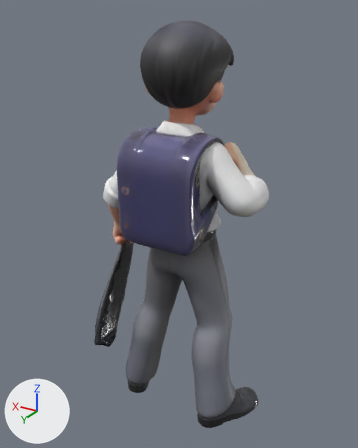
Before and after pictures for a commit that changed the glTF model assets/models/characters/anak-stm.glb.
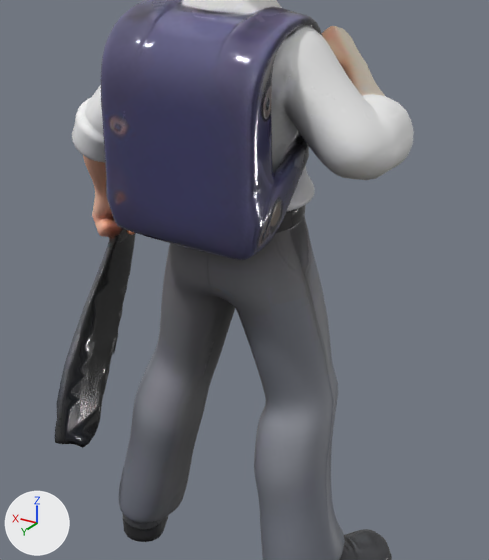
Each version appears first whole from a 50 mm camera at (-0.984, 1.634, 1.711) aimed at (0.007, -0.018, 0.885), and next in a close-up on the part from 19% to 85% of the width and 29% to 90% of the height. Every picture has the same lights, and +X, +Y and +Z are marked at lower left. The older version's two pictures come first. Vertices at exactly the same position are counted once.

In view in the first close-up: 'Body'.
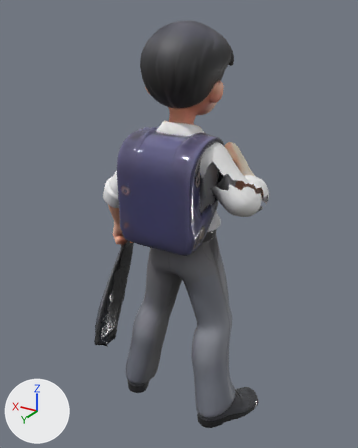
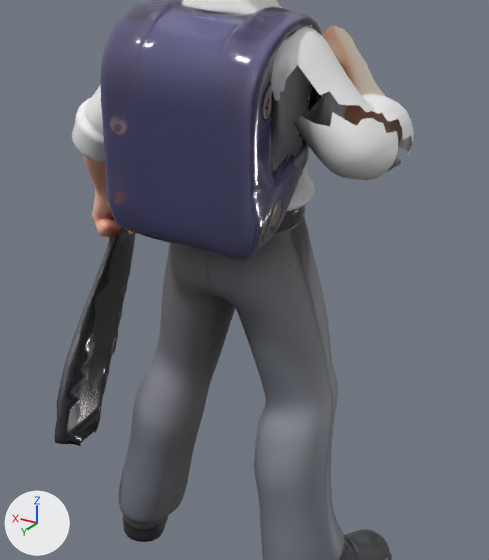
What differs and where, as boxes (x1, y1, x2, y2) in the close-ups (489 x 560 px):
part 1 of me_model, deleted: before (78, 430, 97, 448)
part 2 of me_model, cut back: before (271, 65, 412, 172); after (294, 101, 319, 159)

What changed in the scene script:
```text
Change me_model:
    used by ob_body; location = (0.0, 0.0, 0.0)
    remove me_model.from_pydata(...)  # 11994 vertices, 24000 faces; spans x -0.37..0.37, y -0.24..0.24, z 0.0..1.68
    add me_model.from_pydata(...)  # 11868 vertices, 23490 faces; spans x -0.37..0.37, y -0.24..0.24, z 0.0..1.68
    me_model part 1
    5 vertices are removed from x 0.29..0.31, y 0.12..0.16, z 0.25..0.26
    18 faces are deleted
    me_model part 2
    93 vertices are removed from x -0.33..-0.12, y -0.06..0.13, z 1.0..1.19
    383 faces are deleted
    1 vertex moves within x -0.19, y 0.06, z 1.05
    10 new faces join them
    other edits to the shape of me_model do not show in these pictures
```
